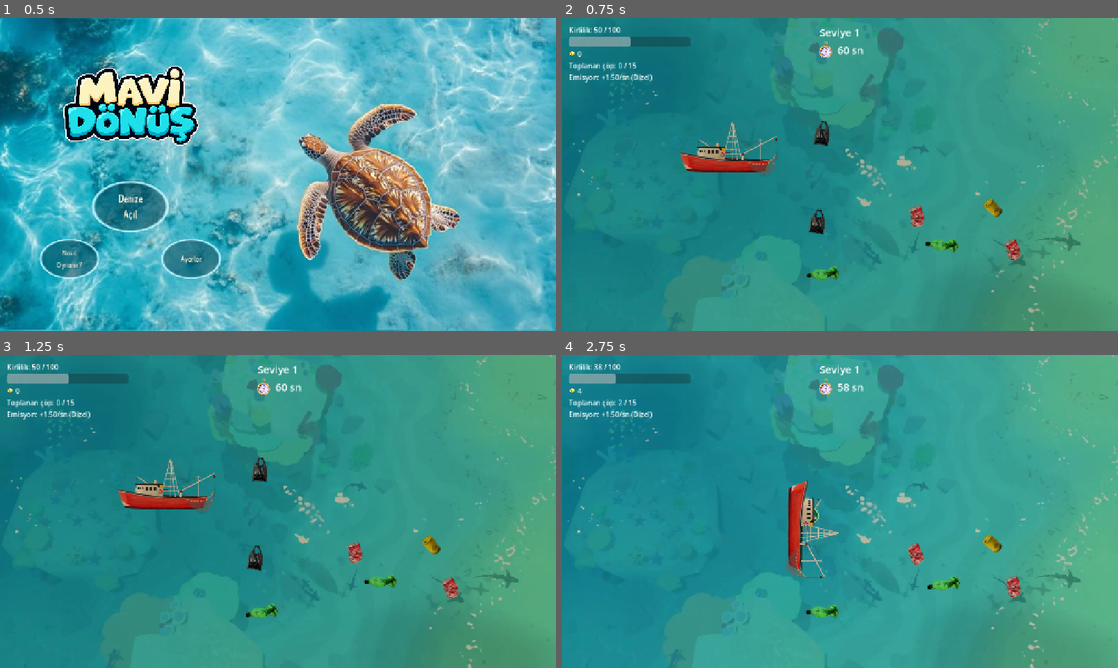
Above: before the commit, frames 1-4 (two rows, left to right).
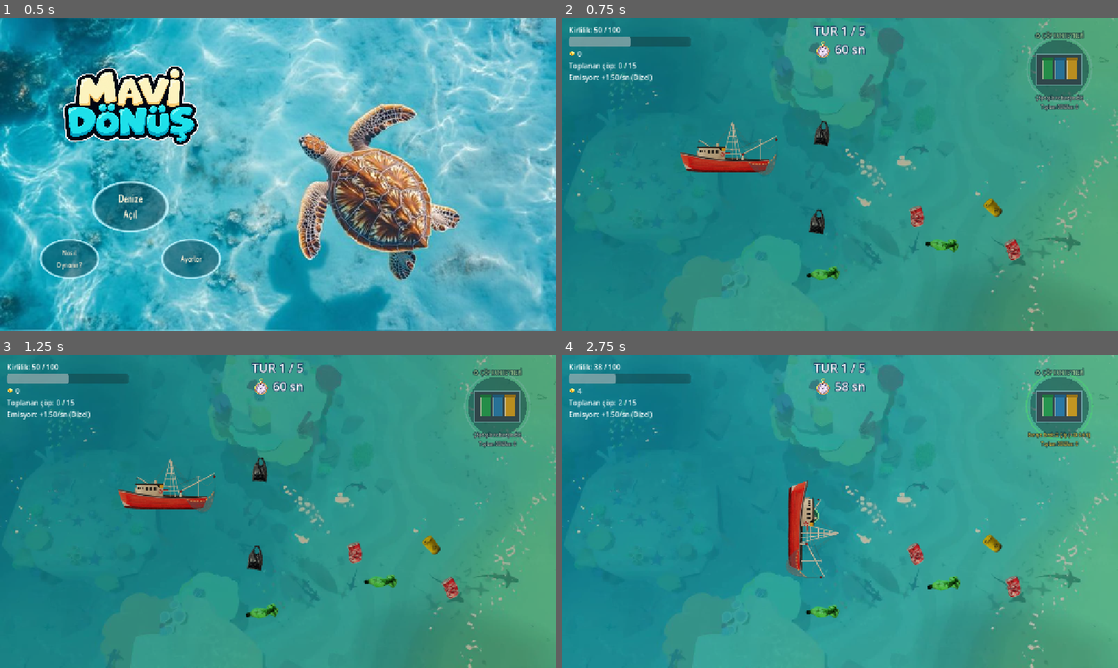
Above: after the commit, the same moments.

Repository: tubaiskol/Mavi-Donus-Hackathon-Team22
Game: Godot game, scene res://scenes/main_menu.tscn
Same seed, same stepped clock (60 frames per second), same inputs: the game is played once before the commit and once after it. The engine's default icon, where the game draws it, is replaced by a stand-in: a white triangle on a blue panel in a dark square.
Inputs:
- Up to frame 1 (0.5 s): no input
- Up to frame 2 (0.75 s): click "Denize Açıl" at 0.5 s
- Up to frame 3 (1.25 s): no input
- Up to frame 4 (2.75 s): hold Right (move_right) 1.28-2.03 s; hold Down (move_down) from 2.03 s (still down)

Frame 1 is identical in both runs. In frame 2, 2.4% of the frame differs, in the area x 45-96%, y 2-30%; in frame 3, 2.4%; in frame 4, 2.5%.

Commit message:
çöp konteyneri teslim iskelesi ve seviye sonu sonuç ekranı eklendi

Diff:
--- a/scripts/game.gd
+++ b/scripts/game.gd
@@ -1,6 +1,7 @@
 extends Node2D
 
 const TOTAL_LEVELS := 5
+const MENU_FONT := preload("res://assets/menu_font.ttf")
 
 @export_range(1, 5, 1) var test_start_level: int = 1
 
@@ -13,12 +14,20 @@
 @onready var shop_panel: CanvasLayer = $ShopPanel
 @onready var continue_button: Button = $ShopPanel/PanelContainer/VBoxContainer/ContinueButton
 
+var _result_layer: CanvasLayer
+var _result_title: Label
+var _result_pol: Label
+var _result_msg: Label
+var _drop_zone: Area2D
+var _dock_pulse := 0.0
+var _dock_title_label: Label
+var _dock_sub_label: Label
+
 
 func _ready() -> void:
-	# Üst bilgi alanını pencerenin tamamına yay.
-	top_info.set_anchors_and_offsets_preset(Control.PRESET_TOP_WIDE)
-	top_info.offset_top = 16.0
-	top_info.offset_bottom = 16.0
+	_style_top_info()
+	_build_trash_drop_zone()
+	_build_result_screen()
 
 	get_tree().paused = false
 	GameState.reset()
@@ -27,6 +36,7 @@
 		GameState.current_round = test_start_level
 
 	GameState.pollution_changed.connect(_on_pollution_changed)
+	GameState.carried_trash_changed.connect(_on_carried_trash_changed)
 	GameState.game_lost.connect(_on_game_lost)
 	GameState.game_won.connect(_on_game_won)
 
@@ -36,12 +46,254 @@
 	spawner.start_level()
 	time_left = GameState.round_time
 	_update_time_label()
+	_update_dock_labels()
 	GameState.running = true
 
+	GameState.show_toast(
+		"Koy kirlendi (%%%d). Çöpleri topla ve sağ üstteki Çöp Konteynerine dökerek ek coin kazan!" % roundi(GameState.pollution),
+		4.5
+	)
+
+
+func _style_top_info() -> void:
+	# Üst orta bilgi alanını mavi_donus tarzında ortala ve belirginleştir
+	top_info.set_anchors_and_offsets_preset(Control.PRESET_TOP_WIDE)
+	top_info.offset_top = 10.0
+	top_info.offset_bottom = 96.0
+	top_info.mouse_filter = Control.MOUSE_FILTER_IGNORE
+	top_info.add_theme_constant_override("separation", 4)
+
+	level_label.add_theme_font_size_override("font_size", 28)
+	level_label.add_theme_color_override("font_color", Color.WHITE)
+	level_label.add_theme_color_override("font_outline_color", Color(0.06, 0.20, 0.34, 0.96))
+	level_label.add_theme_constant_override("outline_size", 7)
+
+	time_label.add_theme_font_size_override("font_size", 28)
+	time_label.add_theme_color_override("font_color", Color.WHITE)
+	time_label.add_theme_color_override("font_outline_color", Color(0.06, 0.20, 0.34, 0.96))
+	time_label.add_theme_constant_override("outline_size", 7)
+
+
+func _build_trash_drop_zone() -> void:
+	# Sağ üst köşede deniz üzerinde Çöp Toplama Noktası / Geri Dönüşüm Konteyneri
+	_drop_zone = Area2D.new()
+	_drop_zone.name = "TrashDropZone"
+	var screen := get_viewport_rect().size
+	_drop_zone.position = Vector2(screen.x - 135.0, 118.0)
+	add_child(_drop_zone)
+
+	var shape := CollisionShape2D.new()
+	var circle := CircleShape2D.new()
+	circle.radius = 78.0
+	shape.shape = circle
+	_drop_zone.add_child(shape)
+
+	_dock_title_label = Label.new()
+	_dock_title_label.text = "♻️ ÇÖP KONTEYNERİ"
+	_dock_title_label.horizontal_alignment = HORIZONTAL_ALIGNMENT_CENTER
+	_dock_title_label.position = Vector2(-115, -88)
+	_dock_title_label.custom_minimum_size = Vector2(230, 26)
+	if MENU_FONT:
+		_dock_title_label.add_theme_font_override("font", MENU_FONT)
+	_dock_title_label.add_theme_font_size_override("font_size", 16)
+	_dock_title_label.add_theme_color_override("font_color", Color(0.75, 1.0, 0.82))
+	_dock_title_label.add_theme_color_override("font_outline_color", Color(0.04, 0.18, 0.28, 0.96))
+	_dock_title_label.add_theme_constant_override("outline_size", 5)
+	_drop_zone.add_child(_dock_title_label)
+
+	_dock_sub_label = Label.new()
+	_dock_sub_label.horizontal_alignment = HORIZONTAL_ALIGNMENT_CENTER
+	_dock_sub_label.position = Vector2(-120, 56)
+	_dock_sub_label.custom_minimum_size = Vector2(240, 40)
+	if MENU_FONT:
+		_dock_sub_label.add_theme_font_override("font", MENU_FONT)
+	_dock_sub_label.add_theme_font_size_override("font_size", 14)
+	_dock_sub_label.add_theme_color_override("font_color", Color(1.0, 0.95, 0.65))
+	_dock_sub_label.add_theme_color_override("font_outline_color", Color(0.04, 0.18, 0.28, 0.96))
+	_dock_sub_label.add_theme_constant_override("outline_size", 5)
+	_drop_zone.add_child(_dock_sub_label)
+
+	_drop_zone.area_entered.connect(_on_drop_zone_area_entered)
+
+
+func _on_drop_zone_area_entered(area: Area2D) -> void:
+	if area.name != &"PickupArea":
+		return
+	_try_deliver_trash()
+
+
+func _try_deliver_trash() -> void:
+	if GameState.carried_trash <= 0 or not GameState.running or GameState.game_over:
+		return
+	var earned := GameState.deliver_carried_trash()
+	if earned > 0 and AudioManager:
+		AudioManager.play_buy()
+	_update_dock_labels()
+
+
+func _on_carried_trash_changed(_carried: int, _delivered: int) -> void:
+	_update_dock_labels()
+
+
+func _update_dock_labels() -> void:
+	if _dock_sub_label == null:
+		return
+	if GameState.carried_trash > 0:
+		_dock_sub_label.text = "Buraya Bırak: %d Çöp (+Ek Coin!)\nToplam Dökülen: %d" % [
+			GameState.carried_trash,
+			GameState.delivered_trash
+		]
+		_dock_sub_label.add_theme_color_override("font_color", Color(1.0, 0.92, 0.38))
+	else:
+		_dock_sub_label.text = "Çöp topla ve buraya dök!\nToplam Dökülen: %d" % GameState.delivered_trash
+		_dock_sub_label.add_theme_color_override("font_color", Color(0.85, 0.96, 1.0))
+
+
+func _draw() -> void:
+	if _drop_zone == null:
+		return
+	var c := _drop_zone.position
+	var has_cargo := GameState.carried_trash > 0
+	var pulse := 4.0 * sin(_dock_pulse * 3.5)
+
+	# İskele halkası
+	var ring_col := Color(0.35, 1.0, 0.62, 0.65) if has_cargo else Color(0.65, 0.92, 1.0, 0.38)
+	draw_circle(c, 68.0, Color(0.04, 0.22, 0.32, 0.45))
+	draw_arc(c, 72.0 + pulse, 0.0, TAU, 48, ring_col, 3.5)
+
+	# Yüzer platform (ahşap/metal iskele)
+	draw_rect(Rect2(c + Vector2(-52, -36), Vector2(104, 72)), Color(0.24, 0.34, 0.42, 0.92), true)
+	draw_rect(Rect2(c + Vector2(-52, -36), Vector2(104, 72)), Color(0.55, 0.85, 0.95, 0.85), false, 2.5)
+
+	# 3 renkli geri dönüşüm konteyneri (Yeşil, Mavi, Sarı)
+	var bin_colors := [
+		Color(0.18, 0.72, 0.42),
+		Color(0.20, 0.58, 0.88),
+		Color(0.92, 0.72, 0.18)
+	]
+	for i in 3:
+		var bx := -38.0 + i * 28.0
+		var bin_rect := Rect2(c + Vector2(bx, -22), Vector2(22, 44))
+		draw_rect(bin_rect, bin_colors[i], true)
+		draw_rect(bin_rect, Color(1, 1, 1, 0.75), false, 1.5)
+		draw_rect(Rect2(c + Vector2(bx - 2, -26), Vector2(26, 6)), bin_colors[i].darkened(0.22), true)
+
+
+func _build_result_screen() -> void:
+	_result_layer = CanvasLayer.new()
+	_result_layer.name = "ResultLayer"
+	_result_layer.layer = 3
+	_result_layer.process_mode = Node.PROCESS_MODE_ALWAYS
+	_result_layer.visible = false
+	add_child(_result_layer)
+
+	var dim := ColorRect.new()
+	dim.color = Color(0.02, 0.10, 0.18, 0.65)
+	dim.set_anchors_and_offsets_preset(Control.PRESET_FULL_RECT)
+	_result_layer.add_child(dim)
+
+	var cc := CenterContainer.new()
+	cc.set_anchors_and_offsets_preset(Control.PRESET_FULL_RECT)
+	if MENU_FONT:
+		var th := Theme.new()
+		th.default_font = MENU_FONT
+		th.default_font_size = 22
+		cc.theme = th
+	_result_layer.add_child(cc)
+
+	var pc := PanelContainer.new()
+	var sb := StyleBoxFlat.new()
+	sb.bg_color = Color(0.96, 0.99, 1.0, 0.95)
+	sb.border_color = Color(0.18, 0.56, 0.76, 0.85)
+	sb.set_border_width_all(3)
+	sb.set_corner_radius_all(20)
+	sb.set_content_margin_all(32)
+	sb.shadow_color = Color(0.0, 0.08, 0.16, 0.38)
+	sb.shadow_size = 18
+	pc.add_theme_stylebox_override("panel", sb)
+	cc.add_child(pc)
+
+	var vb := VBoxContainer.new()
+	vb.custom_minimum_size = Vector2(540, 0)
+	vb.add_theme_constant_override("separation", 16)
+	pc.add_child(vb)
+
+	_result_title = Label.new()
+	_result_title.horizontal_alignment = HORIZONTAL_ALIGNMENT_CENTER
+	_result_title.add_theme_font_size_override("font_size", 46)
+	vb.add_child(_result_title)
+
+	_result_pol = Label.new()
+	_result_pol.horizontal_alignment = HORIZONTAL_ALIGNMENT_CENTER
+	_result_pol.add_theme_font_size_override("font_size", 22)
+	_result_pol.add_theme_color_override("font_color", Color(0.12, 0.28, 0.40))
+	vb.add_child(_result_pol)
+
+	_result_msg = Label.new()
+	_result_msg.horizontal_alignment = HORIZONTAL_ALIGNMENT_CENTER
+	_result_msg.autowrap_mode = TextServer.AUTOWRAP_WORD_SMART
+	_result_msg.add_theme_font_size_override("font_size", 20)
+	_result_msg.add_theme_color_override("font_color", Color(0.20, 0.36, 0.48))
+	vb.add_child(_result_msg)
+
+	var replay_btn := _make_result_button("Tekrar Oyna", _restart_game, true)
+	vb.add_child(replay_btn)
+
+	var menu_btn := _make_result_button("Ana Menü", _return_to_menu, false)
+	vb.add_child(menu_btn)
+
+
+func _make_result_button(text: String, cb: Callable, primary: bool) -> Button:
+	var b := Button.new()
+	b.text = text
+	b.custom_minimum_size = Vector2(0, 56)
+	b.add_theme_font_size_override("font_size", 23)
+	b.pressed.connect(cb)
+
+	var normal := StyleBoxFlat.new()
+	var hover := StyleBoxFlat.new()
+	var pressed := StyleBoxFlat.new()
+	for sb in [normal, hover, pressed]:
+		sb.set_corner_radius_all(12)
+		sb.set_border_width_all(2)
+
+	if primary:
+		normal.bg_color = Color(0.10, 0.56, 0.48)
+		normal.border_color = Color(0.06, 0.38, 0.32)
+		hover.bg_color = Color(0.14, 0.66, 0.56)
+		hover.border_color = Color(0.08, 0.46, 0.38)
+		pressed.bg_color = Color(0.08, 0.44, 0.38)
+		pressed.border_color = Color(0.05, 0.30, 0.26)
+	else:
+		normal.bg_color = Color(0.14, 0.34, 0.48)
+		normal.border_color = Color(0.24, 0.56, 0.74)
+		hover.bg_color = Color(0.18, 0.44, 0.62)
+		hover.border_color = Color(0.34, 0.70, 0.90)
+		pressed.bg_color = Color(0.10, 0.26, 0.38)
+		pressed.border_color = Color(0.18, 0.46, 0.64)
+
+	b.add_theme_color_override("font_color", Color.WHITE)
+	b.add_theme_color_override("font_hover_color", Color.WHITE)
+	b.add_theme_color_override("font_pressed_color", Color.WHITE)
+	b.add_theme_stylebox_override("normal", normal)
+	b.add_theme_stylebox_override("hover", hover)
+	b.add_theme_stylebox_override("pressed", pressed)
+	return b
+
 
 func _process(delta: float) -> void:
+	_dock_pulse += delta
+	queue_redraw()
+
 	if not GameState.running or GameState.game_over:
 		return
+
+	# Tekne zaten konteyner alanı içindeyse ve üzerinde çöp varsa teslim et
+	if _drop_zone and GameState.carried_trash > 0:
+		for area in _drop_zone.get_overlapping_areas():
+			if area.name == &"PickupArea":
+				_try_deliver_trash()
+				break
 
 	time_left = maxf(time_left - delta, 0.0)
 	_update_time_label()
@@ -54,7 +306,6 @@
 
 func _on_pollution_changed(_value: float) -> void:
 	# Son çöp toplandığı anda kontrol et.
-	# Böylece sonraki emisyon artışını beklemeyiz.
 	_check_level_completion()
 
 
@@ -87,6 +338,9 @@
 	if GameState.current_round >= TOTAL_LEVELS:
 		return
 
+	if AudioManager:
+		AudioManager.play_button()
+
 	continue_button.disabled = true
 	shop_panel.hide()
 
@@ -99,11 +353,19 @@
 	GameState.running = true
 	get_tree().paused = false
 
+	if GameState.has_solar:
+		GameState.show_toast("Güneş paneli aktif! Emisyon sıfır.", 3.0)
+	else:
+		GameState.show_toast("%s ile %d. seviyeye başladın!" % [GameState.get_boat_name(), GameState.current_round], 3.0)
+
 
 func _update_time_label() -> void:
-	level_label.text = "Seviye %d" % GameState.current_round
+	level_label.text = "TUR %d / %d" % [GameState.current_round, TOTAL_LEVELS]
 	time_label.text = "%d sn" % ceili(time_left)
-
+	if time_left <= 10.0:
+		time_label.add_theme_color_override("font_color", Color(1.0, 0.42, 0.38))
+	else:
+		time_label.add_theme_color_override("font_color", Color.WHITE)
 
 
 func _lose_level() -> void:
@@ -114,7 +376,7 @@
 
 func _on_game_won() -> void:
 	time_label.text = "Kazandın! Beş seviyeyi de temizledin."
-	print("Kazandın!")
+	_show_result(true)
 	get_tree().paused = true
 
 
@@ -123,5 +385,40 @@
 		time_label.text = "Kaybettin! Kirlilik 100'e ulaştı."
 	else:
 		time_label.text = "Kaybettin! Temizliği süresinde tamamlayamadın."
-
+	_show_result(false)
 	get_tree().paused = true
+
+
+func _show_result(win: bool) -> void:
+	shop_panel.hide()
+	_result_title.text = "Kazandın!" if win else "Kaybettin"
+	_result_title.add_theme_color_override(
+		"font_color",
+		Color(0.08, 0.54, 0.44) if win else Color(0.82, 0.22, 0.20)
+	)
+	_result_pol.text = "Son kirlilik: %%%d  |  Toplanan: %d  |  Konteyner: %d" % [
+		roundi(GameState.pollution),
+		GameState.total_collected_trash,
+		GameState.delivered_trash
+	]
+	if win:
+		_result_msg.text = "Deniz nefes alıyor. Beş seviyeyi de temizledin! Temizlik bir tur, dönüşüm bir karar."
+	elif GameState.pollution >= 100.0:
+		_result_msg.text = "Deniz kirliliğe yenik düştü. Bu sefer güneş panelini erken alarak emisyonu durdur."
+	else:
+		_result_msg.text = "Süre doldu! Koydaki tüm çöpleri zamanında temizleyemedin."
+	_result_layer.show()
+
+
+func _restart_game() -> void:
+	if AudioManager:
+		AudioManager.play_button()
+	get_tree().paused = false
+	get_tree().reload_current_scene()
+
+
+func _return_to_menu() -> void:
+	if AudioManager:
+		AudioManager.play_button()
+	get_tree().paused = false
+	get_tree().change_scene_to_file("res://scenes/main_menu.tscn")
